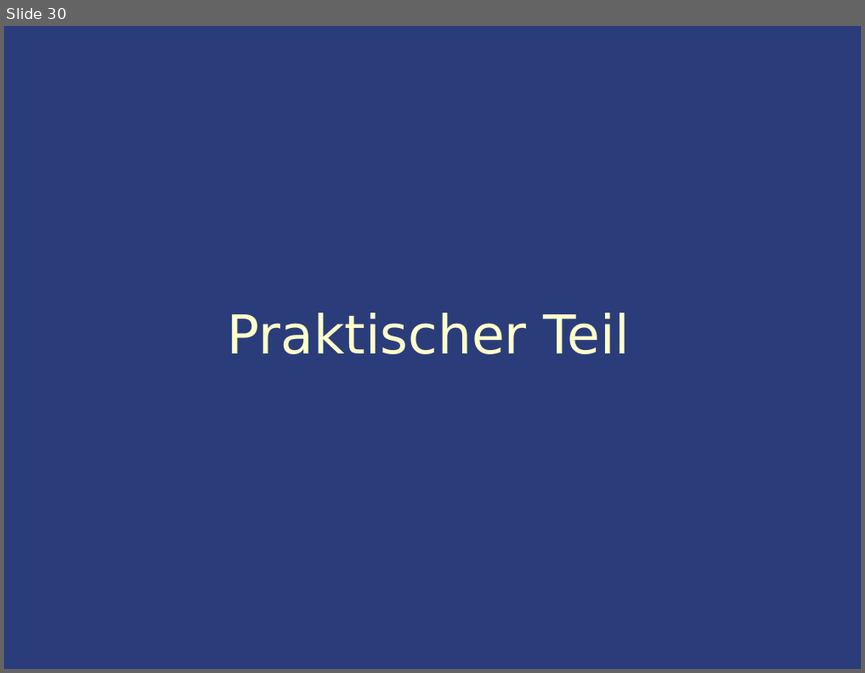
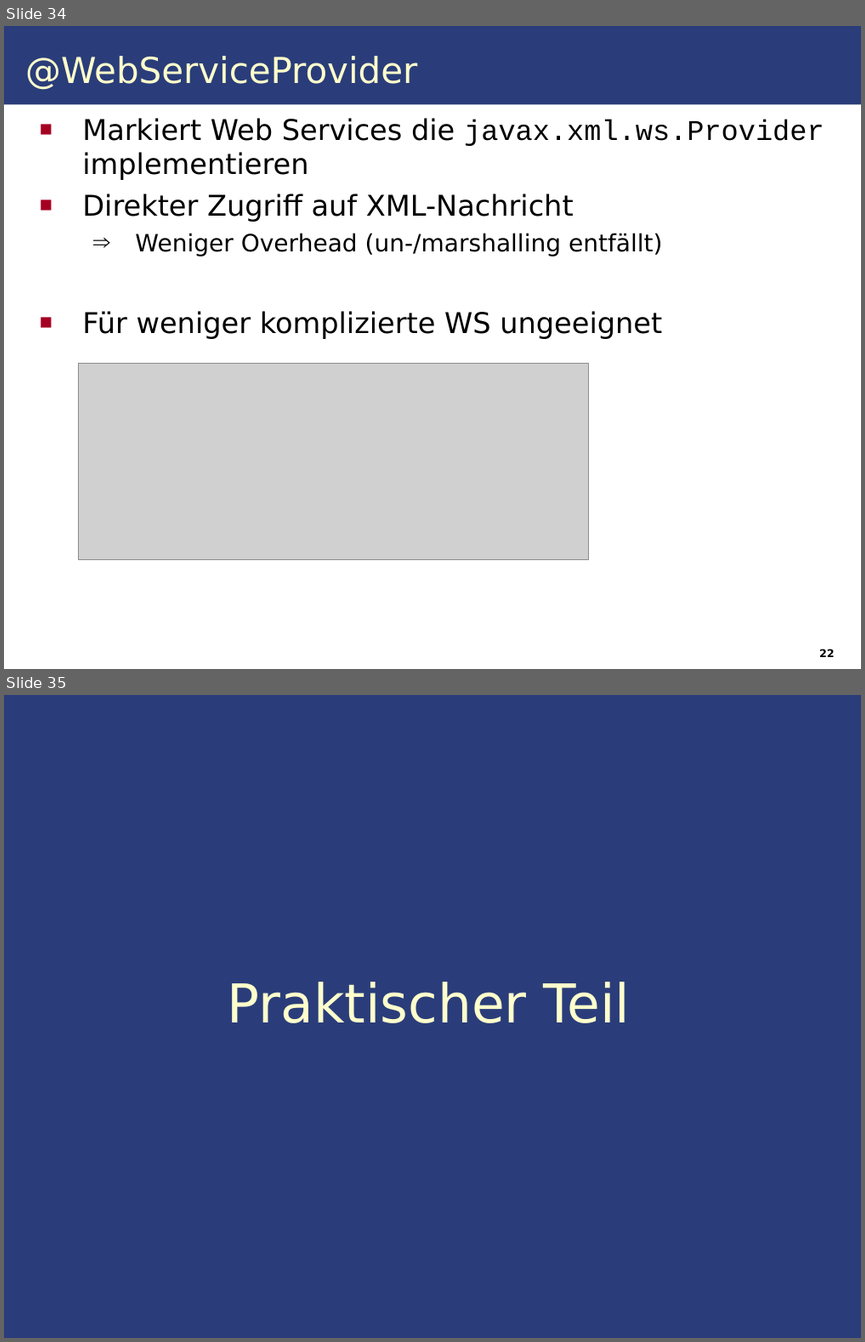
Before and after one commit to IAAS/decidr, a slide deck: seminars/rr/presentation/Web_Services.odp. Shown one above the other, each under a label of ours: slide 30 before the commit, slides 34 and 35 after it. The pictures are 865x673 and 865x1342 pixels, drawn with LibreOffice and Linux fonts; fonts in the diff are those of the drawing; grey boxes stand for pictures. Boxes give left, top, right and bottom in pixels: in the first picture for what was removed or moved away, otherwise in the second. Text is boxed around its words. In the diff, an @@ line names an element or a change of style, - is before the commit and + after.

```diff
--- a/seminars/rr/presentation/Web_Services.odp
+++ b/seminars/rr/presentation/Web_Services.odp
@@ slide 34 added at bbox=[4, 26, 861, 669], background #FFFFFF @@
@@ rectangle added at bbox=[4, 26, 861, 105], fill #2A3D7A @@
@@ text added at bbox=[25, 56, 417, 90], 30 pt, text #FFFFCC @@
+@WebServiceProvider
@@ text added at bbox=[82, 118, 824, 339], 24 pt, text #000000 @@
+■ Markiert Web Services die javax.xml.ws.Provider implementieren
+■ Direkter Zugriff auf XML-Nachricht
+  ⇒ Weniger Overhead (un-/marshalling entfällt)
+■ Für weniger komplizierte WS ungeeignet
@@ picture added at bbox=[79, 363, 589, 560] @@
@@ text added at bbox=[819, 648, 834, 657], 9 pt, text #000000, bold @@
+22
@@ what was slide 30 is now slide 35 @@
```
Also in this commit, not shown: 10 slides changed, 4 other slides added, 4 other files.
